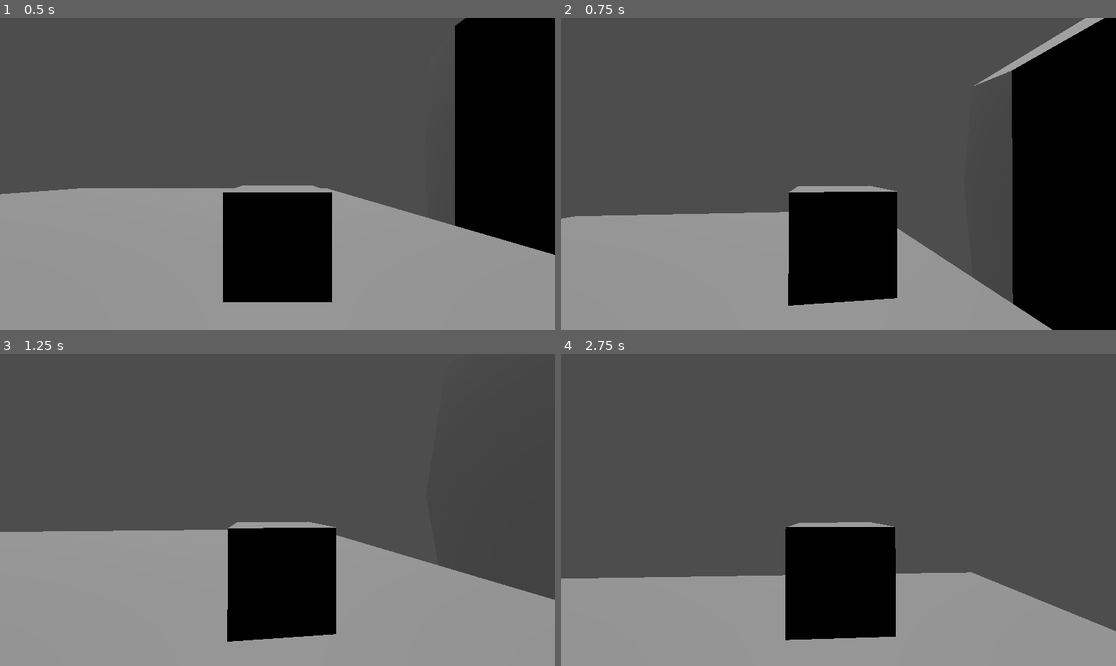
Above: before the commit, frames 1-4 (two rows, left to right).
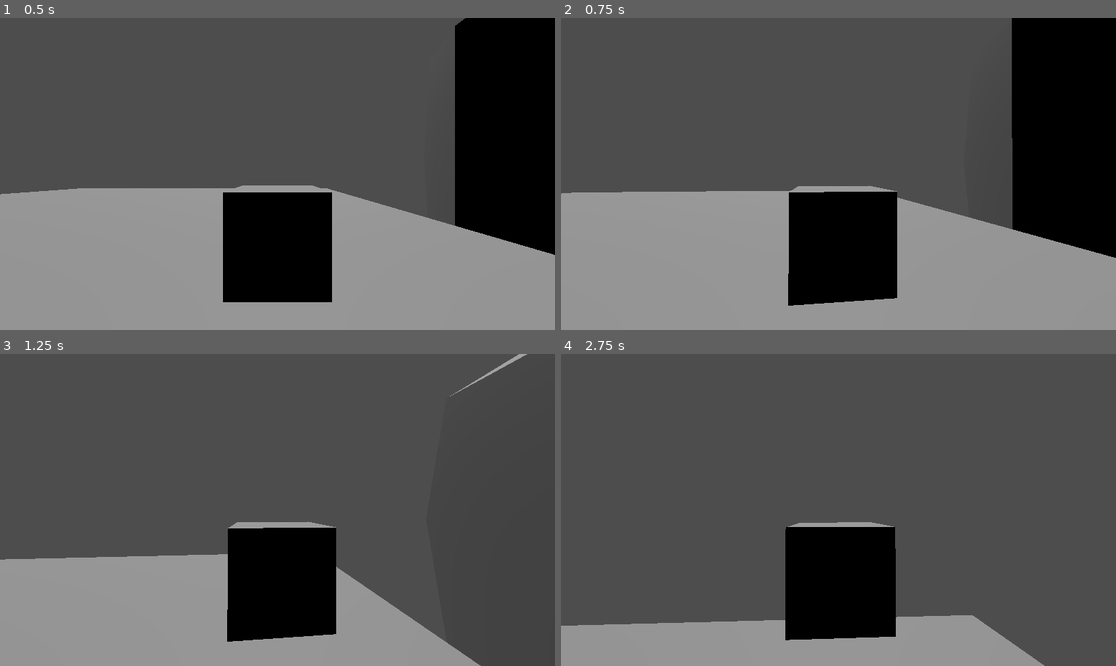
Above: after the commit, the same moments.

Repository: RavenRandomz/cube-extentialis-bossfight
Game: Godot game, scene res://testworld.tscn
Same seed, same stepped clock (60 frames per second), same inputs: the game is played once before the commit and once after it.
Inputs (mouse positions are in pixels of both pictures, inside the frame that each line leads up to):
- Up to frame 1 (0.5 s): no input
- Up to frame 2 (0.75 s): tap Enter (ui_accept) at 0.5, 0.6 s; move the mouse to (866, 174) at 0.52 s; hold W (player_forward) from 0.53 s (still down); click (866, 174) at 0.67 s
- Up to frame 3 (1.25 s): keep holding W (player_forward); tap Space (player_jump, bound only after the commit) at 0.77, 0.8, 1.07 s
- Up to frame 4 (2.75 s): keep holding W (player_forward); move the mouse to (810, 510) at 1.27 s; tap Space (player_jump, bound only after the commit) at 1.35, 1.52, 1.82, 2.3 s; tap Enter (ui_accept) at 1.55, 2.1 s; move the mouse to (849, 503) at 2.02 s

Frame 1 is identical in both runs. In frame 2, 13% of the frame differs, in the area x 0-100%, y 0-100%; in frame 3, 12%; in frame 4, 12%.

Commit message:
Add player_jump to input map and player script

Diff:
--- a/project.godot
+++ b/project.godot
@@ -45,6 +45,11 @@
 , Object(InputEventKey,"resource_local_to_scene":false,"resource_name":"","device":-1,"window_id":0,"alt_pressed":false,"shift_pressed":false,"ctrl_pressed":false,"meta_pressed":false,"pressed":false,"keycode":0,"physical_keycode":68,"key_label":0,"unicode":100,"echo":false,"script":null)
 ]
 }
+player_jump={
+"deadzone": 0.5,
+"events": [Object(InputEventKey,"resource_local_to_scene":false,"resource_name":"","device":-1,"window_id":0,"alt_pressed":false,"shift_pressed":false,"ctrl_pressed":false,"meta_pressed":false,"pressed":false,"keycode":0,"physical_keycode":32,"key_label":0,"unicode":32,"echo":false,"script":null)
+]
+}
 
 [physics]
 
--- a/scripts/player.gd
+++ b/scripts/player.gd
@@ -10,15 +10,10 @@
 # Get the gravity from the project settings to be synced with RigidBody nodes.
 var gravity = ProjectSettings.get_setting("physics/3d/default_gravity")
 
-
-
-
-
 func _physics_process(delta):
 	_handle_input_logic(delta)
 
 	move_and_slide()
-
 
 func _handle_input_logic(delta):
 	_handle_jump_logic(delta)
@@ -34,13 +29,10 @@
 		velocity.x = move_toward(velocity.x, 0, SPEED)
 		velocity.z = move_toward(velocity.z, 0, SPEED)
 
-
-
-
 func _handle_jump_logic(delta):
 	if not is_on_floor():
 		velocity.y -= gravity * delta
 
 	# Handle Jump.
-	if Input.is_action_just_pressed("ui_accept") and is_on_floor():
+	if Input.is_action_just_pressed("player_jump") and is_on_floor():
 		velocity.y = JUMP_VELOCITY
